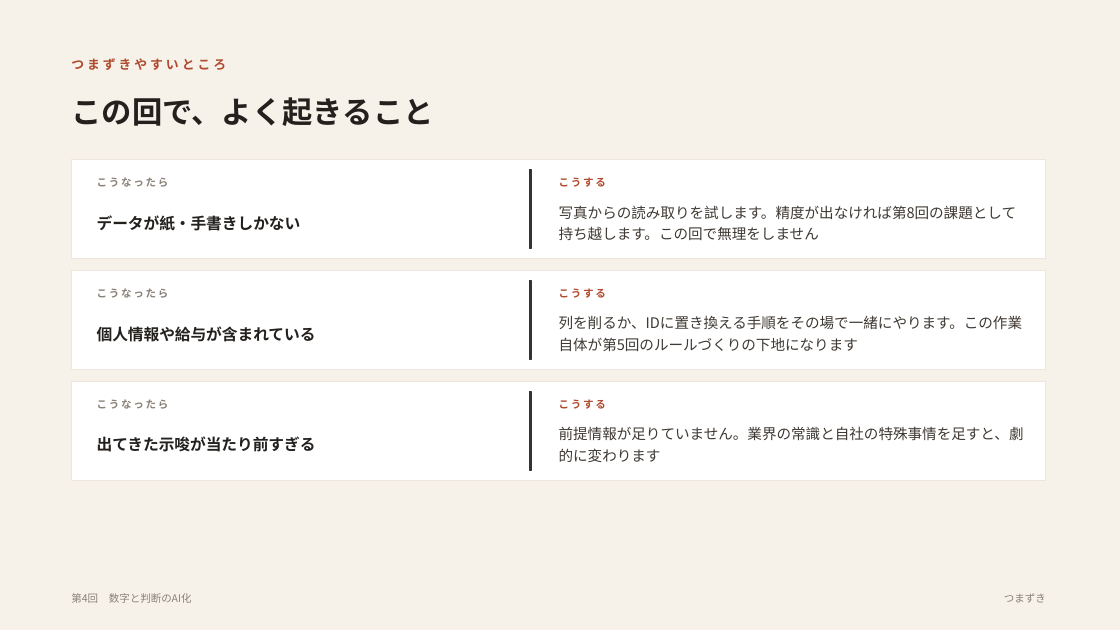
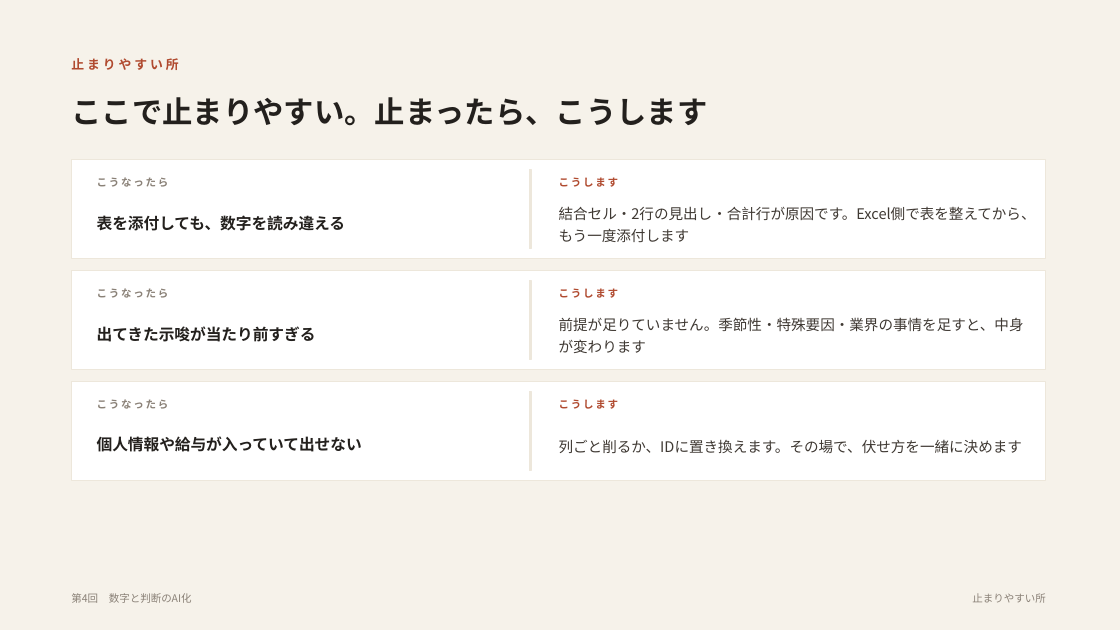
Before and after one commit to yusuke-aoki-bit/founders-ai-program, a slide deck: slide 13 of slides/pptx/第04回_数字と判断のAI化.pptx (slide 8 before the commit). Drawn at 1120x630 pixels with LibreOffice and Linux fonts; fonts in the diff are those of the drawing. Boxes give left, top, right and bottom in pixels: in the first picture for what was removed or moved away, otherwise in the second. Text is boxed around its words. In the diff, an @@ line names an element or a change of style, - is before the commit and + after.

```diff
--- a/slides/pptx/第04回_数字と判断のAI化.pptx
+++ b/slides/pptx/第04回_数字と判断のAI化.pptx
@@ text at (x1=71, y1=58, x2=178, y2=70): text changed @@
-つまずきやすいところ
+止まりやすい所
@@ text at (x1=71, y1=97, x2=707, y2=126): text changed @@
-この回で、よく起きること
+ここで止まりやすい。止まったら、こうします
@@ text at (x1=559, y1=177, x2=619, y2=187): text changed @@
-こうする
+こうします
@@ text at (x1=559, y1=206, x2=1036, y2=242): text changed @@
-写真からの読み取りを試します。精度が出なければ第8回の課題として持ち越します。この回で無理をしません
+結合セル・2行の見出し・合計行が原因です。Excel側で表を整えてから、もう一度添付します
@@ text at (x1=97, y1=215, x2=346, y2=231): text changed @@
-データが紙・手書きしかない
+表を添付しても、数字を読み違える
@@ text at (x1=559, y1=288, x2=619, y2=298): text changed @@
-こうする
+こうします
@@ text at (x1=97, y1=326, x2=316, y2=342): text changed @@
-個人情報や給与が含まれている
+出てきた示唆が当たり前すぎる
@@ text at (x1=559, y1=317, x2=1024, y2=353): text changed @@
-列を削るか、IDに置き換える手順をその場で一緒にやります。この作業自体が第5回のルールづくりの下地になります
+前提が足りていません。季節性・特殊要因・業界の事情を足すと、中身が変わります
@@ outline #333333 1 pt to #EDE7DB 1 pt in 3 elements at (x1=529, y1=170, x2=531, y2=249), (x1=529, y1=281, x2=531, y2=360), (x1=529, y1=392, x2=531, y2=471) @@
@@ text at (x1=559, y1=399, x2=619, y2=409): text changed @@
-こうする
+こうします
@@ text at (x1=97, y1=436, x2=362, y2=452): text changed @@
-出てきた示唆が当たり前すぎる
+個人情報や給与が入っていて出せない
@@ text at (x1=559, y1=439, x2=1022, y2=453): text changed @@
-前提情報が足りていません。業界の常識と自社の特殊事情を足すと、劇的に変わります
+列ごと削るか、IDに置き換えます。その場で、伏せ方を一緒に決めます
@@ text at (x1=972, y1=593, x2=1046, y2=603): text changed @@
-つまずき
+止まりやすい所
```
Also in this commit, not shown: 9 other slides changed, 6 slides added, 4 slides removed, 17 other files.
